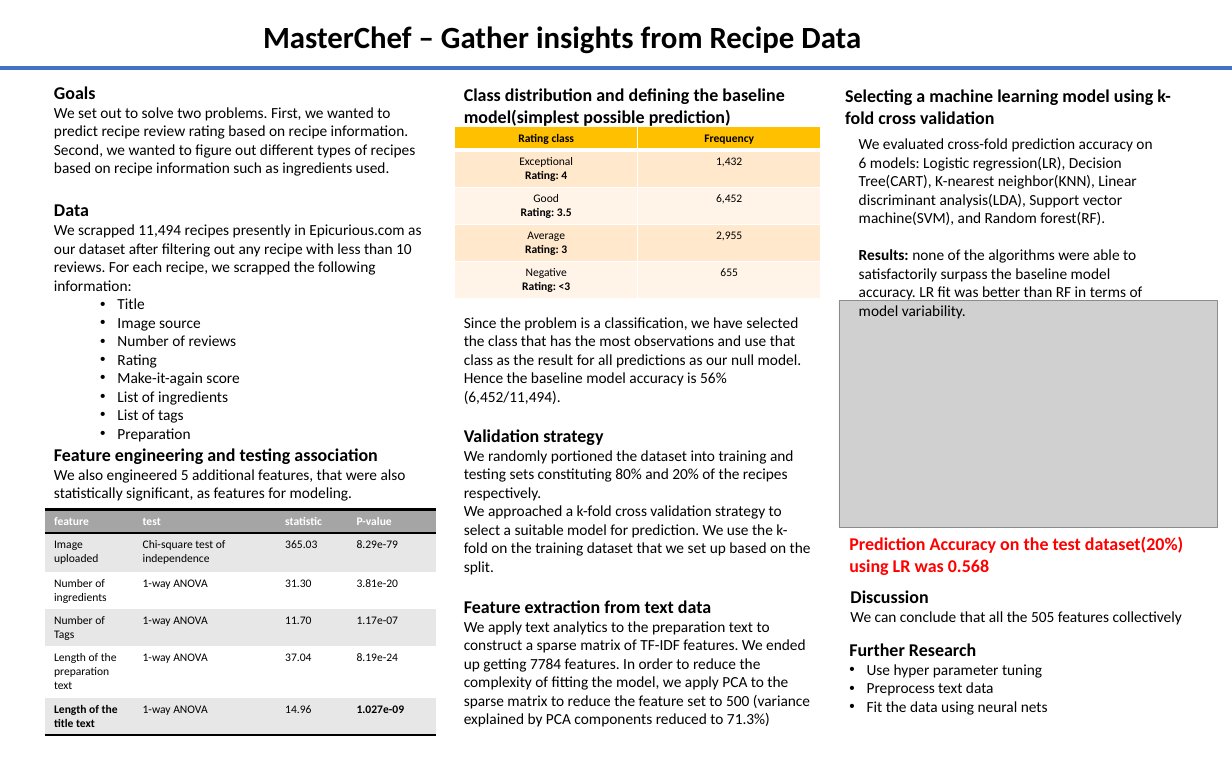
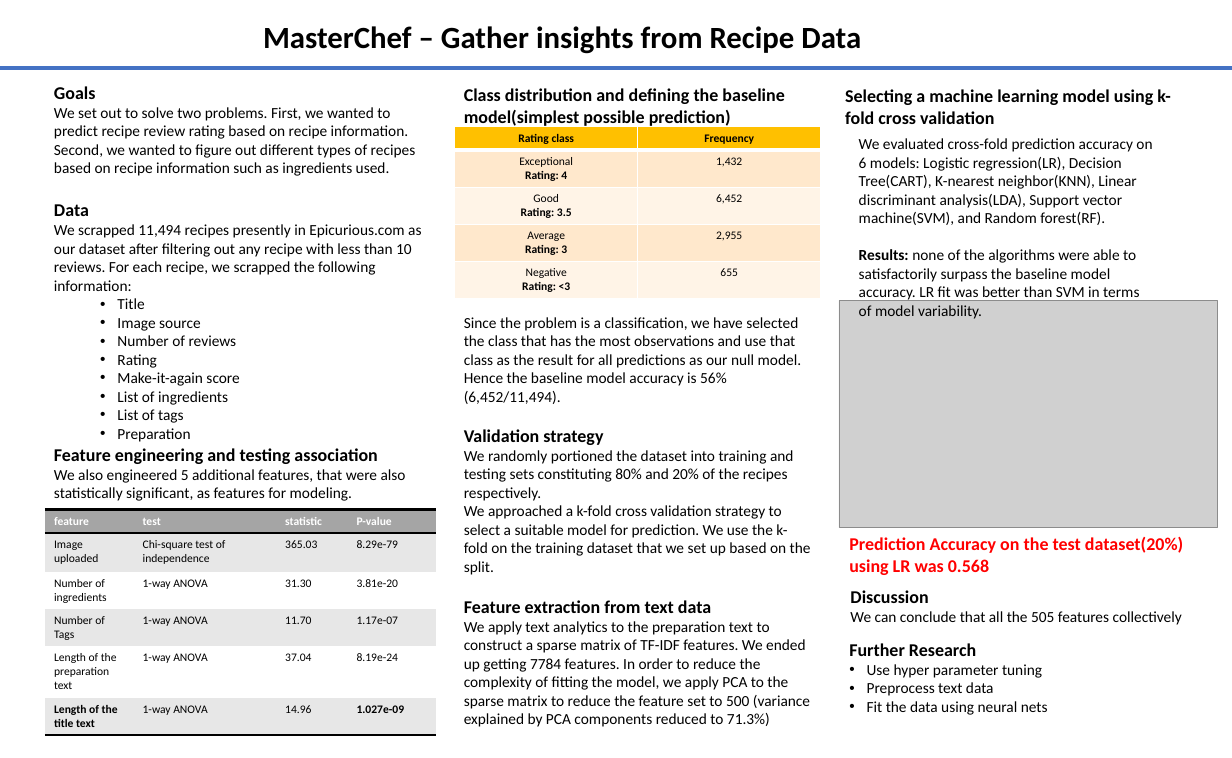
Before and after one commit to asela1982/appetize-me, a slide deck: slide 1 of modelingNLP/poster.pptx. Drawn at 1232x758 pixels with LibreOffice and Linux fonts; fonts in the diff are those of the drawing; grey boxes stand for pictures. Boxes give left, top, right and bottom in pixels: in the first picture for what was removed or moved away, otherwise in the second. Text is boxed around its words. In the diff, an @@ line names an element or a change of style, - is before the commit and + after.

Commit message:
corrected poster

```diff
--- a/modelingNLP/poster.pptx
+++ b/modelingNLP/poster.pptx
@@ text at (x1=859, y1=249, x2=1139, y2=319): text changed @@
-Results: none of the algorithms were able to satisfactorily surpass the baseline model accuracy. LR fit was better than RF in terms of model variability.
+Results: none of the algorithms were able to satisfactorily surpass the baseline model accuracy. LR fit was better than SVM in terms of model variability.
```
